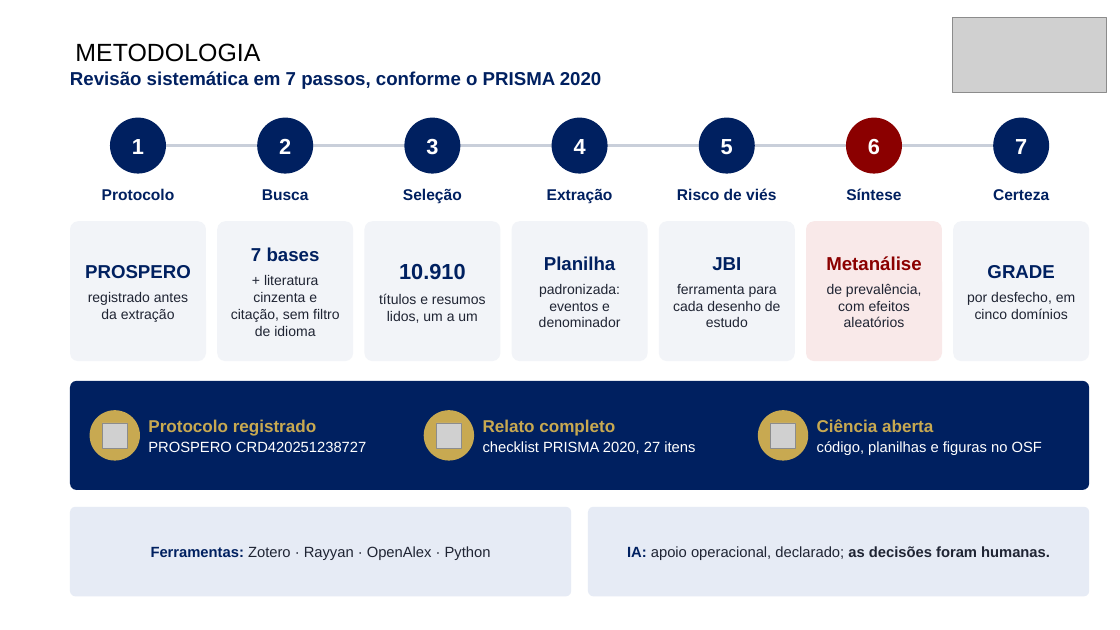
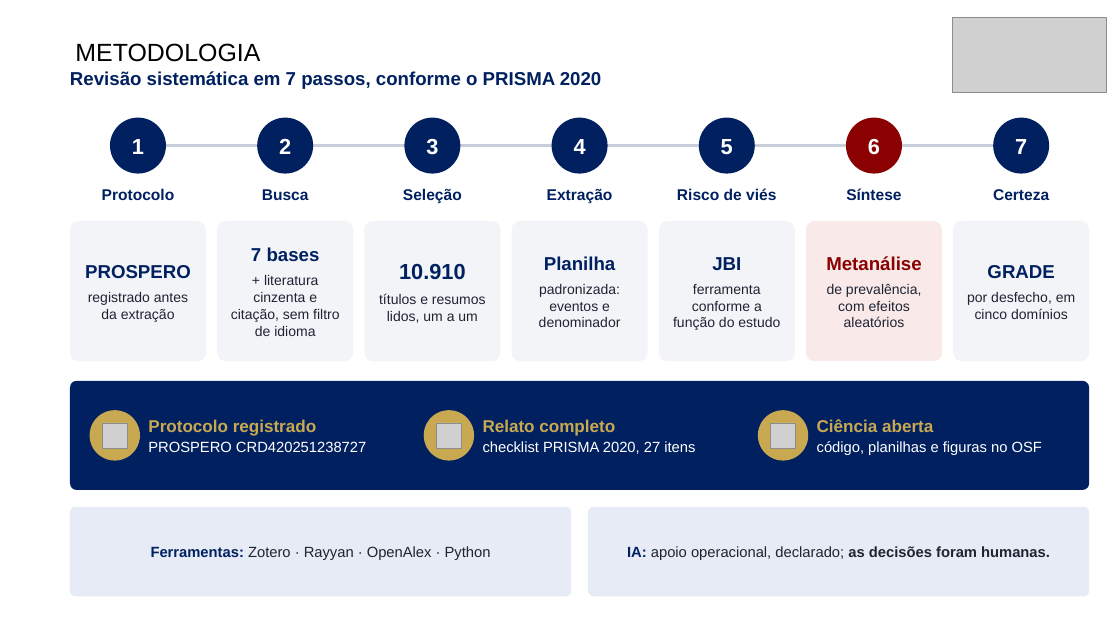
Before and after one commit to ravibuzz/IC-fumaca, a slide deck: slide 4 of apresentacao/SEMICA_Fumaca_Cirurgica_Baccaro_ENXUTA.pptx. Drawn at 1120x630 pixels with LibreOffice and Linux fonts; fonts in the diff are those of the drawing; grey boxes stand for pictures; background and template pictures are left out. Boxes give left, top, right and bottom in pixels: in the first picture for what was removed or moved away, otherwise in the second. Text is boxed around its words. In the diff, an @@ line names an element or a change of style, - is before the commit and + after.

```diff
--- a/apresentacao/SEMICA_Fumaca_Cirurgica_Baccaro_ENXUTA.pptx
+++ b/apresentacao/SEMICA_Fumaca_Cirurgica_Baccaro_ENXUTA.pptx
@@ text at (673,284,780,330): text changed @@
-ferramenta para cada desenho de estudo
+ferramenta conforme a função do estudo
```
Also in this commit, not shown: 6 other slides changed, 4 other files.
